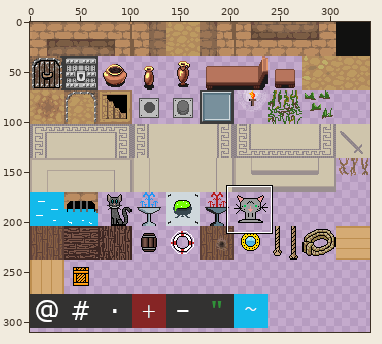
Sprite sheet: assets/tilemaps/tilemap2.png. Above: a wide view before the commit, with the close-up outlined.
Close-up. As it was:
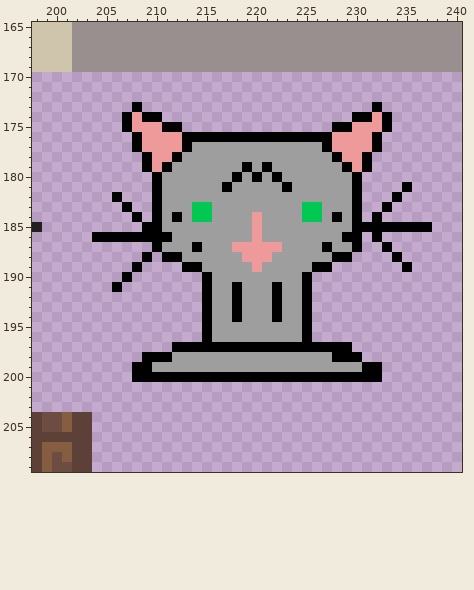
The file is 340x340 pixels. Pixels under 10% opacity are left out. Colours within 5 levels of each other are drawn and written as one. Shown: x 198..240, y 165..209. The wide view leaves out empty margins.
Once edited:
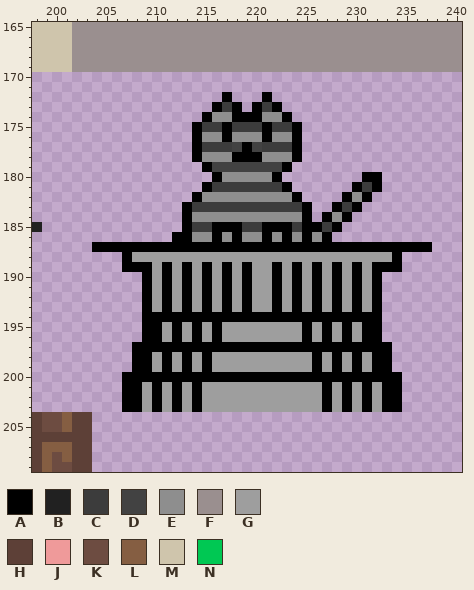
Palette (. is transparent): A #000000  B #212121  C #3c3c3c  D #424242  E #8e8e8e  F #9a8f8f  G #9e9e9e  H #5d4037  J #ef9a9a  K #6d4c41  L #855e42  M #cfc5ac  N #00c853
The exact change:
Changed rows in their new state; - is an unchanged pixel.
first column x 204:
172 -------------A---A----------------
173 ----.-------ACA-ACA---------.-----
174 ---....----AEEAAAEEA------....----
175 ---......-ACCACCCACCA---......----
176 ----......-EE-EEE-EE-........-----
177 ----......ACCCDADCCCA........-----
178 -----.....AEEEAAAEEEA.......------
179 -----......ADDDDDDDA........------
180 ------......AEEEEE-........AA-----
181 ------.....ACCCCCCC-......-CA--.--
182 --.---....AEEEEEEEEEA....AEA--.---
183 ---.--...ACCCCCCCCCCCA..AC---.----
184 ----.-...AEEEEEEEEEEEA.AEA.-.-----
185 -----....ACCAAACCAAACAACA.........
186 ........AAEEAEAEEAEAEAEA...-.-----
187 AAAAAA-AAA-AAAAAAAAAAAA-AA-AA-AAAA
188 ---AGGGGG------GGG------GGGGGG----
189 ---A-AGAG-GA-A-AG-A-A--GAGAGAAA.--
190 ---.-AGAGAG--A-A--A-AGAGAGAGA-----
191 --.--AGAGAG--AGA----AGAGAGAGA-----
192 -----AGAGAG--AGA----AGAGAGAGA-----
193 -----AGAGAG--AGA----AGAGAGAGA-----
194 -----AAAAAA-AA-AAA-AA-AAAAAAA-----
195 -----AAGAGAGA---------GAGAGAA-----
196 -----AAGAGAGA---------GAGAGAA-----
197 ----AAAA------------------AAAA----
198 ----A-G--A-A----------A--G-GAA----
199 -------A-A-A----------A-A-AG-A----
200 ---A-------------------------AA---
201 ---AAGAGAGAGGGGGGGGGGGGAGAGAGAA---
202 ---AAGAGAGAGGGGGGGGGGGGAGAGAGAA---
203 ---AAGAGAGAGGGGGGGGGGGGAGAGAGAA---
